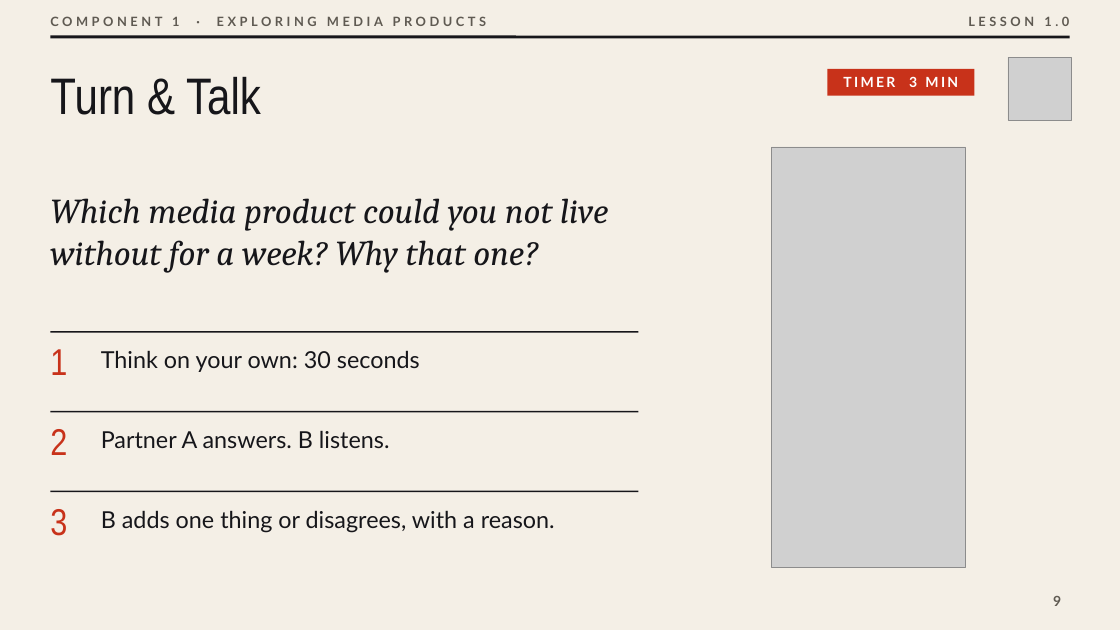
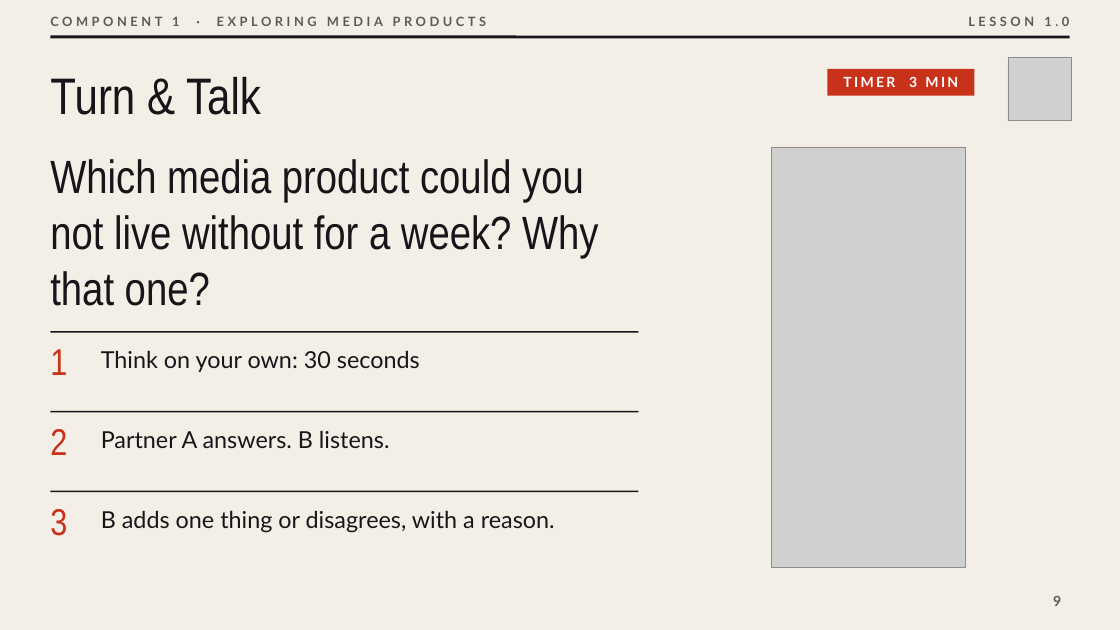
Before and after one commit to OGAComputing/interactive, a slide deck: slide 9 of _presentations/Y10_BTEC_CDM/L1.0_Course_Introduction.pptx. Drawn at 1120x630 pixels with LibreOffice and Linux fonts; fonts in the diff are those of the drawing; grey boxes stand for pictures. Boxes give left, top, right and bottom in pixels: in the first picture for what was removed or moved away, otherwise in the second. Text is boxed around its words. In the diff, an @@ line names an element or a change of style, - is before the commit and + after.

```diff
--- a/_presentations/Y10_BTEC_CDM/L1.0_Course_Introduction.pptx
+++ b/_presentations/Y10_BTEC_CDM/L1.0_Course_Introduction.pptx
@@ text "Which media product could you ..." at [50, 159, 598, 306]: size 30 to 40 pt, font Cambria to Arial Narrow, italic off @@
```
Also in this commit, not shown: 7 other files.
